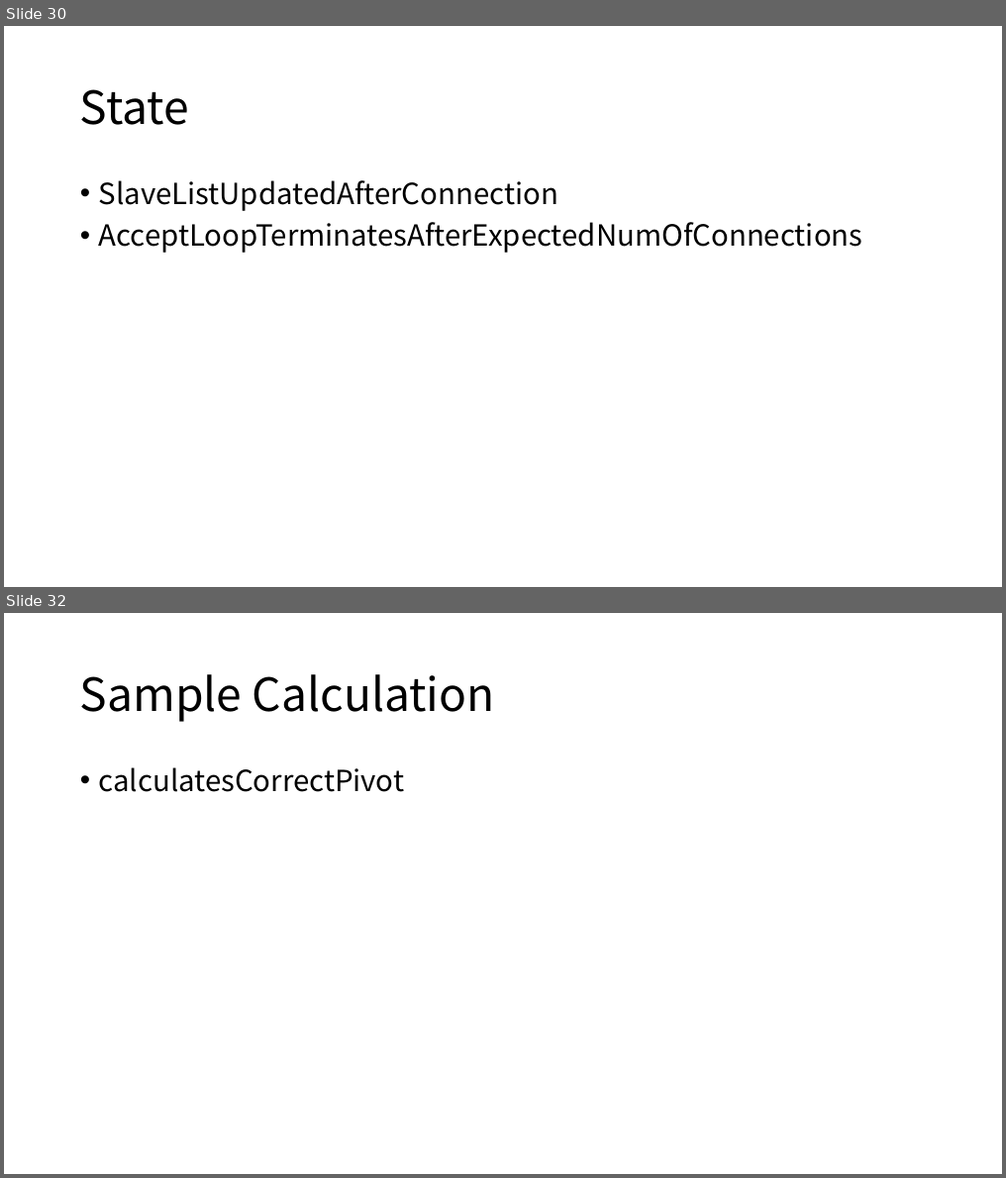
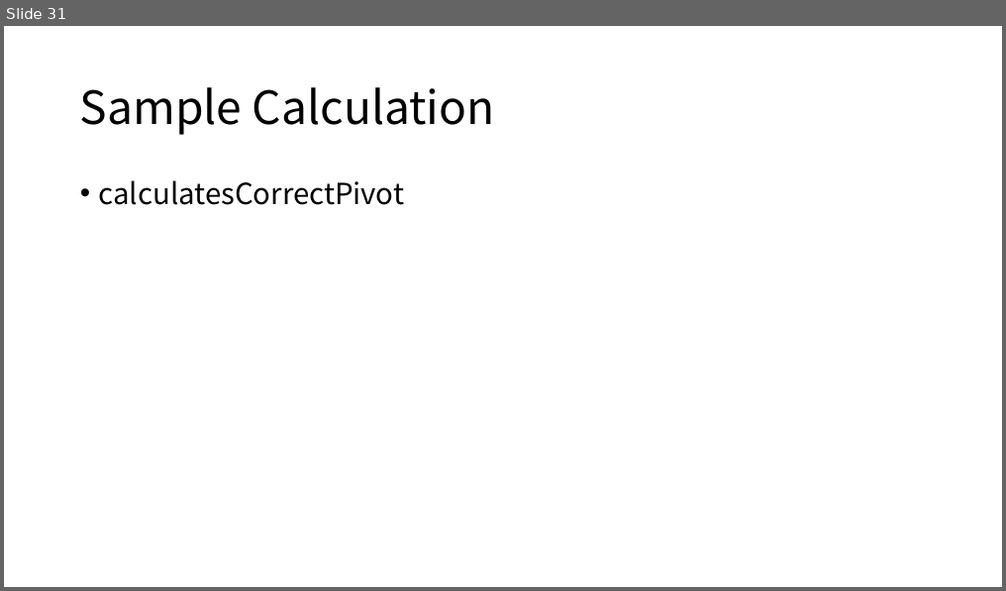
Before and after one commit to Eyebrowmoon/CS490, a slide deck: project.pptx. Shown one above the other, each under a label of ours: slides 30 and 32 before the commit, slide 31 after it; the slides between them are not shown. The pictures are 1006x1178 and 1006x591 pixels, drawn with LibreOffice and Linux fonts; fonts in the diff are those of the drawing. Boxes give left, top, right and bottom in pixels: in the first picture for what was removed or moved away, otherwise in the second. Text is boxed around its words. In the diff, an @@ line names an element or a change of style, - is before the commit and + after.

Commit message:
Init State Description

```diff
--- a/project.pptx
+++ b/project.pptx
@@ slide 30 removed at <box>4,26,1002,587</box>, background #FFFFFF @@
@@ title removed at <box>80,89,189,125</box> @@
-State
@@ text removed at <box>99,180,863,253</box> @@
-• SlaveListUpdatedAfterConnection
-• AcceptLoopTerminatesAfterExpectedNumOfConnections
@@ what was slide 32 is now slide 31 @@
```
Also in this commit, not shown: 5 slides changed, 1 slide added, 1 other slide removed.
